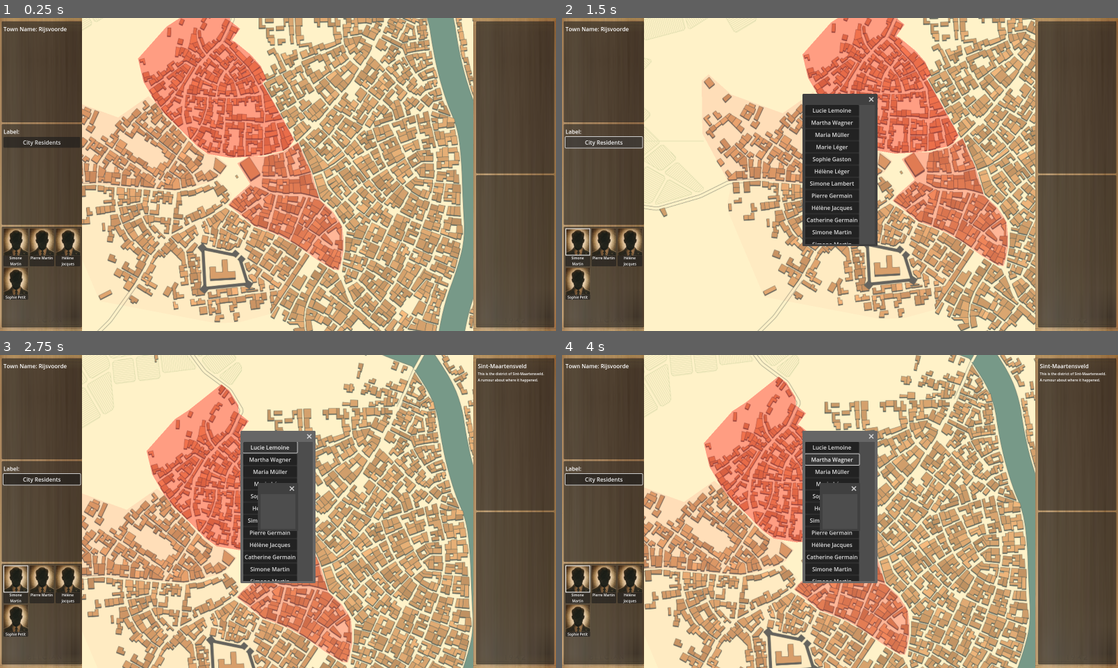
Above: before the commit, frames 1-4 (two rows, left to right).
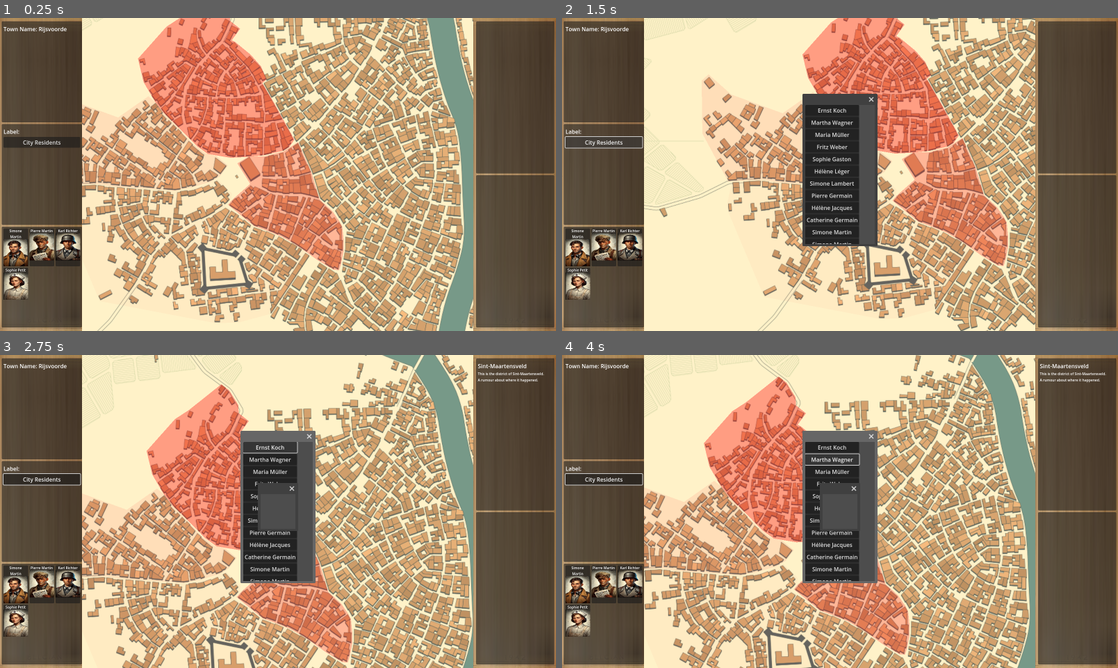
Above: after the commit, the same moments.

Repository: Stormwind-Gaming/stw-gogj-24
Game: Godot game, scene res://scenes/map.tscn
Two runs of this game, one before a commit and one after it. Both use one fixed random seed, a clock stepped at 60 frames per second and the inputs below.
Inputs (mouse positions are in pixels of both pictures, inside the frame that each line leads up to):
- Up to frame 1 (0.25 s): no input
- Up to frame 2 (1.5 s): click (578, 243) at 0.52 s; click "City Residents" at 1.25 s
- Up to frame 3 (2.75 s): click (272, 448) at 2 s, where only the run before the commit has a clickable "Lucie Lemoine"
- Up to frame 4 (4 s): click (834, 448) at 2.75 s, where only the run after the commit has a clickable "Ernst Koch"; click "Martha Wagner" at 3.5 s

The runs differ from the first frame. In frame 1, 1.7% of the frame differs, in the area x 0-15%, y 67-90%; in frame 2, 1.8%, in the area x 0-52%, y 28-90%; in frame 3, 1.8%; in frame 4, 1.8%.

Commit message:
Adding profile pictures to agent cards

Diff:
--- a/scenes/gui/agent_card.tscn
+++ b/scenes/gui/agent_card.tscn
@@ -25,24 +25,8 @@
 
 [node name="VBoxContainer" type="VBoxContainer" parent="MarginContainer"]
 layout_mode = 2
+size_flags_stretch_ratio = 9.82
 theme_override_constants/separation = 0
-
-[node name="TextureButton" type="TextureButton" parent="MarginContainer/VBoxContainer"]
-layout_mode = 2
-toggle_mode = true
-texture_normal = ExtResource("4_eqpp8")
-texture_pressed = ExtResource("3_cbmfa")
-texture_hover = ExtResource("4_n0xgr")
-texture_disabled = ExtResource("4_eqpp8")
-stretch_mode = 5
-
-[node name="TextureRect" type="TextureRect" parent="MarginContainer/VBoxContainer"]
-visible = false
-layout_mode = 2
-size_flags_vertical = 3
-texture = ExtResource("4_eqpp8")
-expand_mode = 5
-stretch_mode = 5
 
 [node name="Label" type="Label" parent="MarginContainer/VBoxContainer"]
 custom_minimum_size = Vector2(10, 10)
@@ -51,3 +35,14 @@
 text = "<Name>"
 horizontal_alignment = 1
 autowrap_mode = 2
+
+[node name="TextureButton" type="TextureButton" parent="MarginContainer/VBoxContainer"]
+custom_minimum_size = Vector2(71, 78)
+layout_mode = 2
+toggle_mode = true
+texture_normal = ExtResource("4_eqpp8")
+texture_pressed = ExtResource("3_cbmfa")
+texture_hover = ExtResource("4_n0xgr")
+texture_disabled = ExtResource("4_eqpp8")
+ignore_texture_size = true
+stretch_mode = 0
--- a/scripts/characters/character_factory.gd
+++ b/scripts/characters/character_factory.gd
@@ -12,21 +12,30 @@
 	var last_name_bag: Array
 	var first_name_bag: Array
 
-	match(nationality + gender):
-		Enums.CharacterNationality.BELGIAN + Enums.CharacterGender.MALE:
-			last_name_bag = Globals.belgian_last_names
-			first_name_bag = Globals.belgian_male_first_names
-		Enums.CharacterNationality.BELGIAN + Enums.CharacterGender.FEMALE:
-			last_name_bag = Globals.belgian_last_names
-			first_name_bag = Globals.belgian_female_first_names
-		Enums.CharacterNationality.GERMAN + Enums.CharacterGender.MALE:
-			last_name_bag = Globals.german_last_names
-			first_name_bag = Globals.german_male_first_names
-		Enums.CharacterNationality.GERMAN + Enums.CharacterGender.FEMALE:
-			last_name_bag = Globals.german_last_names
-			first_name_bag = Globals.german_female_first_names
+	match nationality:
+		Enums.CharacterNationality.BELGIAN:
+			match gender:
+				Enums.CharacterGender.MALE:
+					last_name_bag = Globals.belgian_last_names
+					first_name_bag = Globals.belgian_male_first_names
+				Enums.CharacterGender.FEMALE:
+					last_name_bag = Globals.belgian_last_names
+					first_name_bag = Globals.belgian_female_first_names
+				_:
+					last_name_bag = Globals.default_last_names
+					first_name_bag = Globals.default_first_names
+		Enums.CharacterNationality.GERMAN:
+			match gender:
+				Enums.CharacterGender.MALE:
+					last_name_bag = Globals.german_last_names
+					first_name_bag = Globals.german_male_first_names
+				Enums.CharacterGender.FEMALE:
+					last_name_bag = Globals.german_last_names
+					first_name_bag = Globals.german_female_first_names
+				_:
+					last_name_bag = Globals.default_last_names
+					first_name_bag = Globals.default_first_names
 		_:
-			# Handle unexpected cases
 			last_name_bag = Globals.default_last_names
 			first_name_bag = Globals.default_first_names
 
@@ -37,10 +46,12 @@
 	# Determine image path based on nationality and gender
 	var nationality_str = _get_nationality_string(nationality)
 	var gender_str = _get_gender_string(gender)
-	var image_directory = "res://resources/images/profile_pictures/%s/%s/" % [nationality_str, gender_str]
+	var image_directory = "res://assets/profile_pictures/%s/%s/" % [nationality_str, gender_str]
 
 	# Select a random image from the directory
 	var selected_image = _get_random_image_from_path(image_directory)
+
+	print('Chose ' + selected_image)
 
 	return {
 		"first_name": first_name,
@@ -83,12 +94,17 @@
 		push_error("Cannot open directory: " + path)
 		return ""
 
+	# Initialize directory listing
+	dir.list_dir_begin() # Skip hidden files and don't follow symlinks
+
 	var files = []
 	var file = dir.get_next()
 	while file != "":
-		if not dir.current_is_directory() and _is_image_file(file):
+		if not dir.current_is_dir() and _is_image_file(file):
 			files.append(file)
 		file = dir.get_next()
+
+	dir.list_dir_end() # Clean up after listing
 
 	if files.size() == 0:
 		push_error("No images found in directory: " + path)
@@ -97,6 +113,7 @@
 	var random_index = randi() % files.size()
 	return path + files[random_index]
 
+
 # Helper function to check if a file is an image
 static func _is_image_file(file: String) -> bool:
 	var lower_file = file.to_lower()
--- a/scripts/gui/agent_card.gd
+++ b/scripts/gui/agent_card.gd
@@ -1,7 +1,23 @@
 extends PanelContainer
 
-var character_id: String
-var character_name: String
+var character : Character
 
 func _ready():
-	$MarginContainer/VBoxContainer/Label.text = character_name
+	print(character.picture)  # Debug: Check the image path
+
+	$MarginContainer/VBoxContainer/Label.text = character.first_name + " " + character.last_name
+
+	var picture_texture = load(character.picture)
+	$MarginContainer/VBoxContainer/TextureButton.texture_normal = picture_texture
+	$MarginContainer/VBoxContainer/TextureButton.texture_hover = picture_texture
+	$MarginContainer/VBoxContainer/TextureButton.texture_pressed = picture_texture
+	$MarginContainer/VBoxContainer/TextureButton.texture_disabled = picture_texture
+
+func _on_TextureButton_pressed():
+	$MarginContainer/VBoxContainer/Panel.visible = true  # Show the border on press
+
+func _on_TextureButton_released():
+	$MarginContainer/VBoxContainer/Panel.visible = false  # Hide the border when released
+
+func set_character(character_id:String):
+	character = GlobalRegistry.get_object(GlobalRegistry.Registry_Category.CHARACTER, character_id)
--- a/scripts/gui/map_panel_left.gd
+++ b/scripts/gui/map_panel_left.gd
@@ -21,9 +21,7 @@
 	character_list_instance.popup_centered()
 
 func add_character_card(character_id: String) -> void:
-	# get character from store
-	var local_character = GlobalRegistry.get_object(GlobalRegistry.Registry_Category.CHARACTER, character_id)
 	var agent_card = Globals.agent_card_scene.instantiate()
-	agent_card.character_id = character_id
-	agent_card.character_name = local_character.get_full_name()
+	agent_card.set_character(character_id)
+
 	$MarginContainer/LeftVBoxContainer/PanelContainer2/MarginContainer/GridContainer.add_child(agent_card)
Renamed: resources/images/profile_pictures/belgian/female/belgian-female-1.png -> assets/profile_pictures/belgian/female/belgian-female-1.png
Not shown, changed: assets/profile_pictures/belgian/female/belgian-female-1.png.import
Renamed: resources/images/profile_pictures/belgian/male/belgian-male-1.png -> assets/profile_pictures/belgian/male/belgian-male-1.png
Not shown, changed: assets/profile_pictures/belgian/male/belgian-male-1.png.import
Renamed: resources/images/profile_pictures/belgian/male/belgian-male-2.png -> assets/profile_pictures/belgian/male/belgian-male-2.png
Not shown, changed: assets/profile_pictures/belgian/male/belgian-male-2.png.import
Renamed: resources/images/profile_pictures/german/female/german-female-1.png -> assets/profile_pictures/german/female/german-female-1.png
Not shown, changed: assets/profile_pictures/german/female/german-female-1.png.import
Renamed: resources/images/profile_pictures/german/male/german-male-1.png -> assets/profile_pictures/german/male/german-male-1.png
Not shown, changed: assets/profile_pictures/german/male/german-male-1.png.import
Renamed: resources/images/profile_pictures/german/male/german-male-2.png -> assets/profile_pictures/german/male/german-male-2.png
Not shown, changed: assets/profile_pictures/german/male/german-male-2.png.import
(and 3 more such lines)
